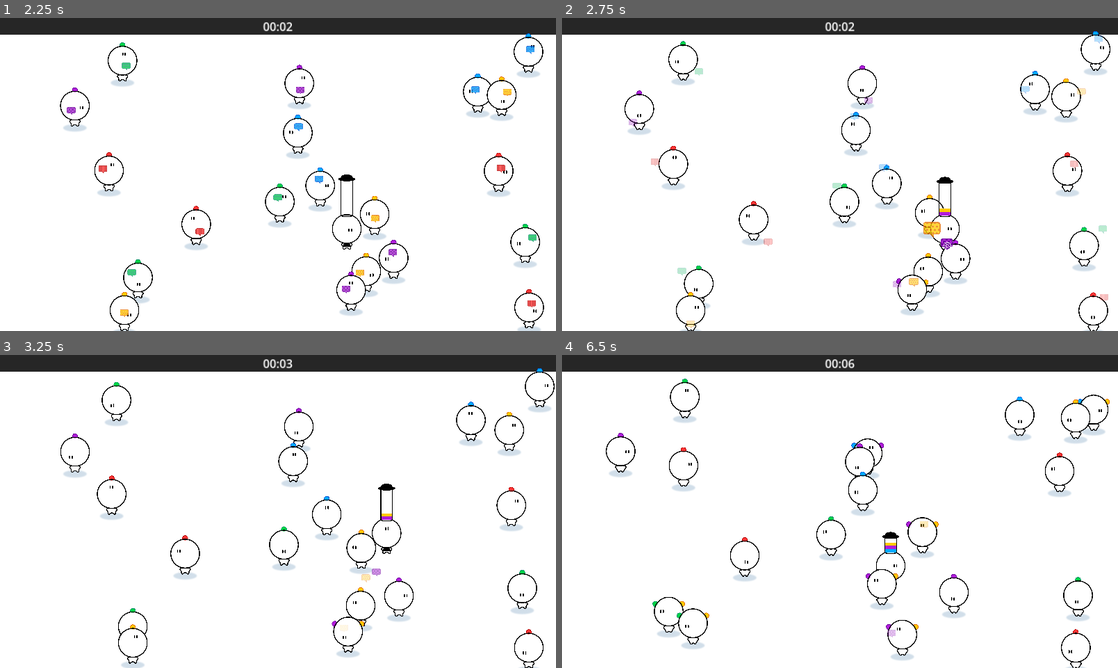
Above: before the commit, frames 1-4 (two rows, left to right).
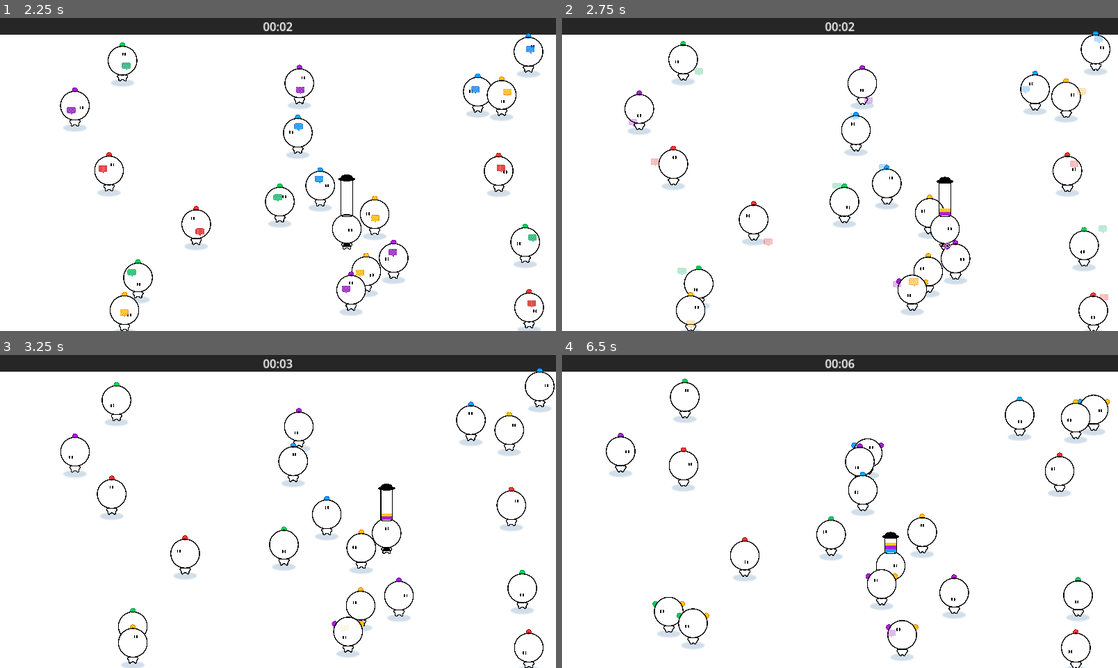
Above: after the commit, the same moments.

Repository: haihala/mankind-knew
Game: Godot game, scene res://world.tscn
The game is run twice, just before and just after one commit, with the same random seed, the same clock (stepped at 60 frames per second) and the same inputs.
Inputs:
- Up to frame 1 (2.25 s): hold D (move_right) 0.53-1.28 s; hold S (move_down) 1.28-2.03 s; hold D (move_right) from 2.03 s (still down)
- Up to frame 2 (2.75 s): keep holding D (move_right)
- Up to frame 3 (3.25 s): release D (move_right) at 2.78 s; hold W (move_up) from 2.78 s (still down)
- Up to frame 4 (6.5 s): release W (move_up) at 3.53 s; hold A (move_left) 3.53-5.03 s; hold S (move_down) 5.03-5.78 s; hold D (move_right) from 5.78 s (still down)

Frame 1 is identical in both runs. In frame 2, 0.2% of the frame differs, in the area x 65-71%, y 65-74%; in frame 3, less than 0.1%; in frame 4, 0.3%, in the area x 50-74%, y 26-97%.

Commit message:
Despawn projectiles that touch a player

Diff:
--- a/godot-project/projectile.gd
+++ b/godot-project/projectile.gd
@@ -61,3 +61,6 @@
 		# Restart despawn timer
 		# This increases the time exponentially, growing for each encounter
 		$DespawnTimer.start(1.1*$DespawnTimer.wait_time)
+
+	if body is Player:
+		queue_free()
